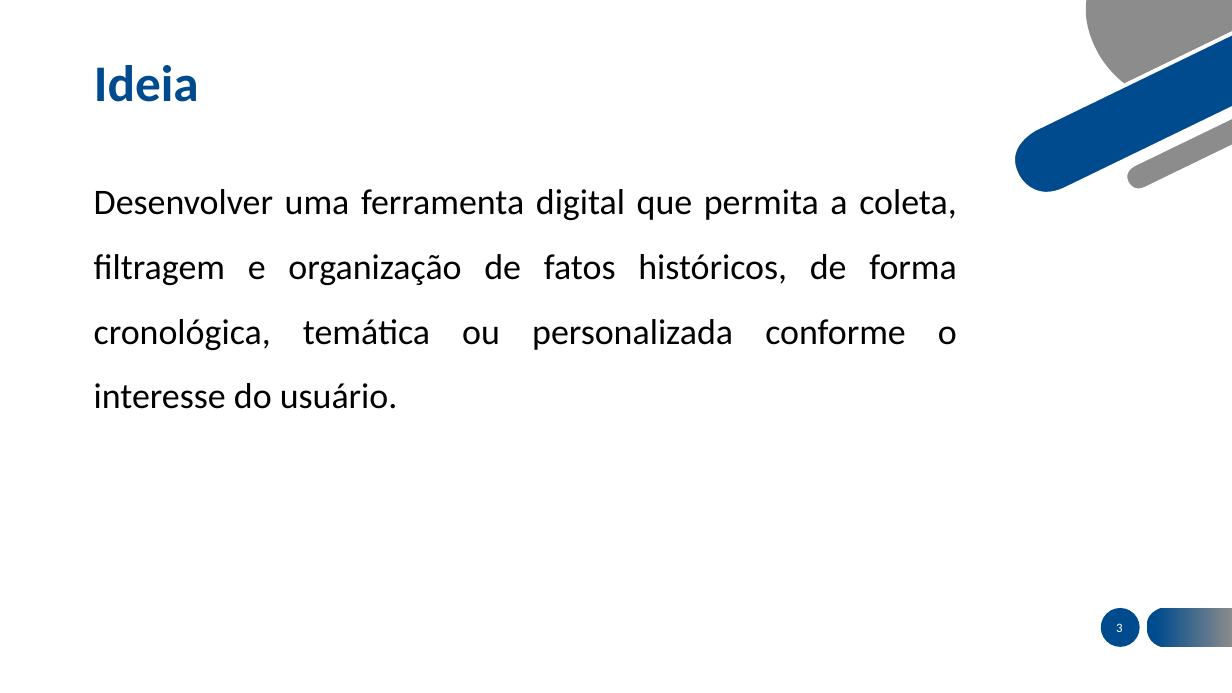
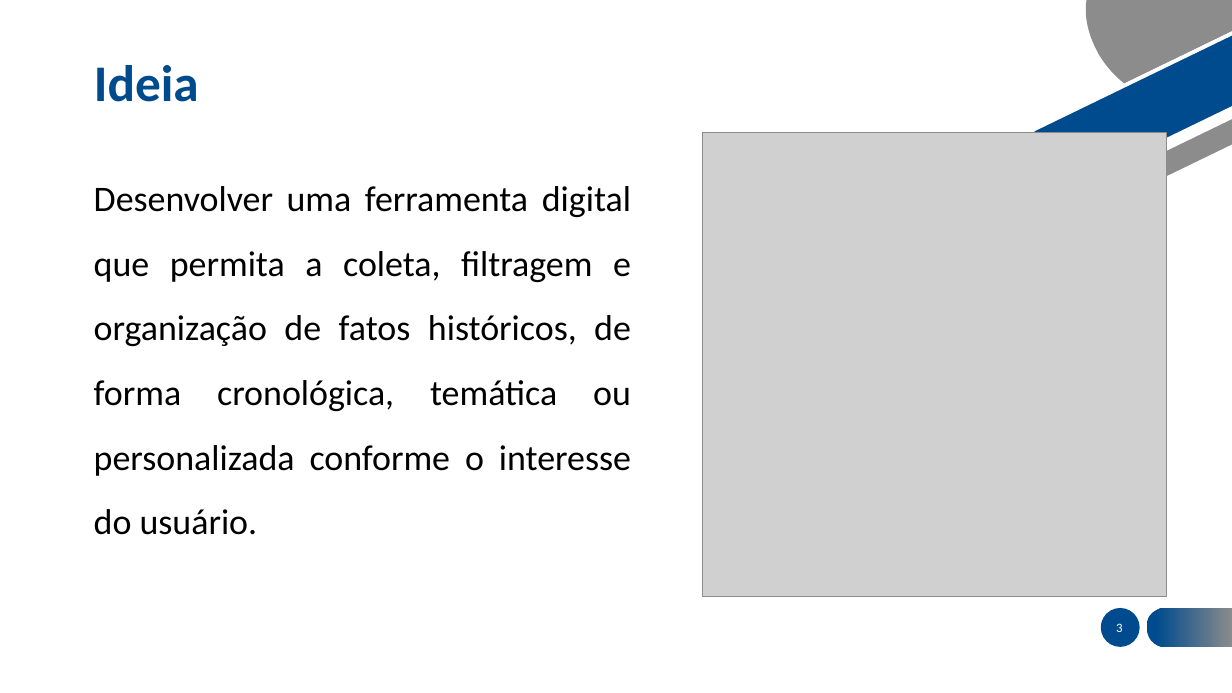
Before and after one commit to clovesrocha/senac_dsia, a slide deck: slide 3 of seminario/Problema.Desafio_PLN_versao0.pptx. Drawn at 1232x693 pixels with LibreOffice and Linux fonts; fonts in the diff are those of the drawing; grey boxes stand for pictures; background and template pictures are left out. Boxes give left, top, right and bottom in pixels: in the first picture for what was removed or moved away, otherwise in the second. Text is boxed around its words. In the diff, an @@ line names an element or a change of style, - is before the commit and + after.

```diff
--- a/seminario/Problema.Desafio_PLN_versao0.pptx
+++ b/seminario/Problema.Desafio_PLN_versao0.pptx
@@ picture added at (x1=702, y1=132, x2=1166, y2=596) @@
@@ text "Desenvolver uma ferramenta digital que ..." rewrapped from (x1=94, y1=189, x2=957, y2=409) to (x1=94, y1=186, x2=631, y2=535) @@
```
Also in this commit, not shown: 1 other slide changed.
